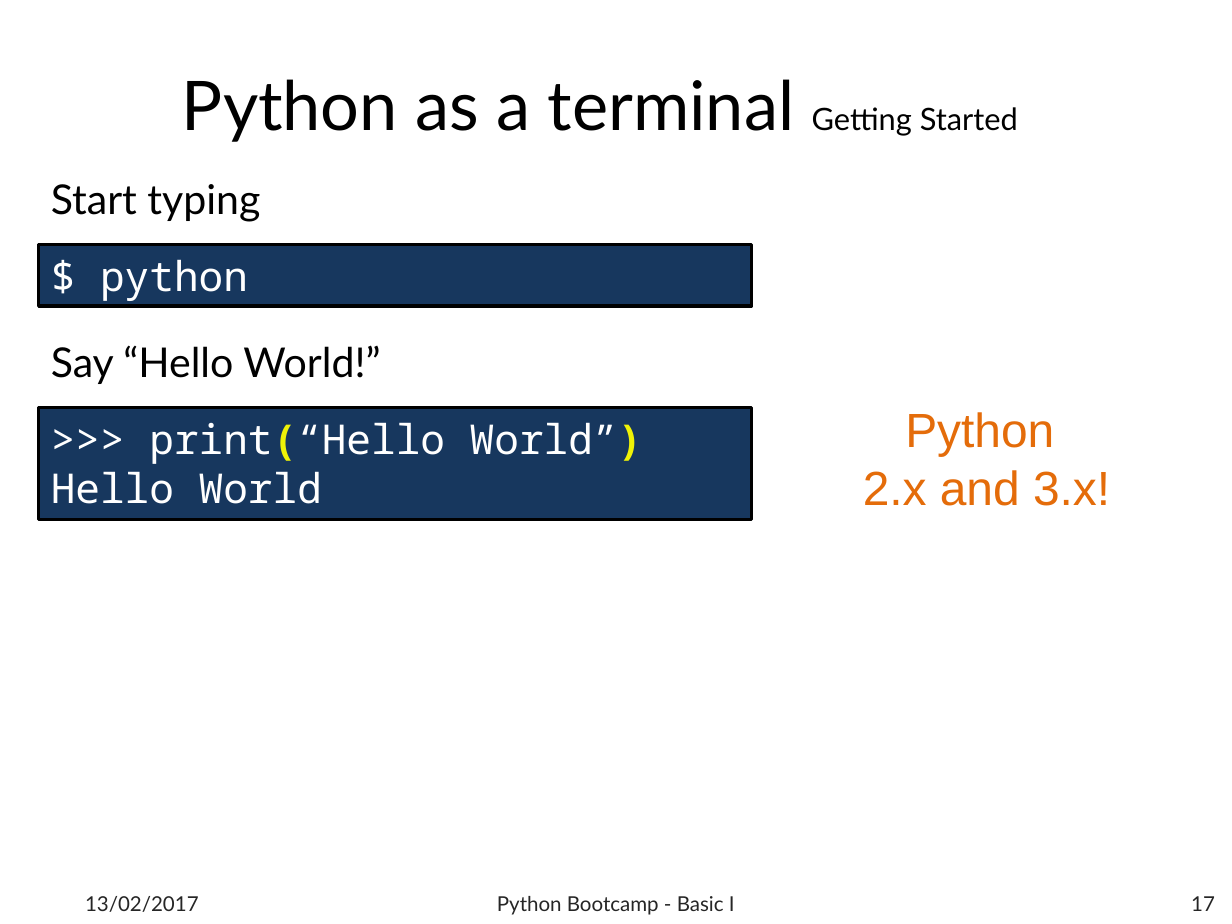
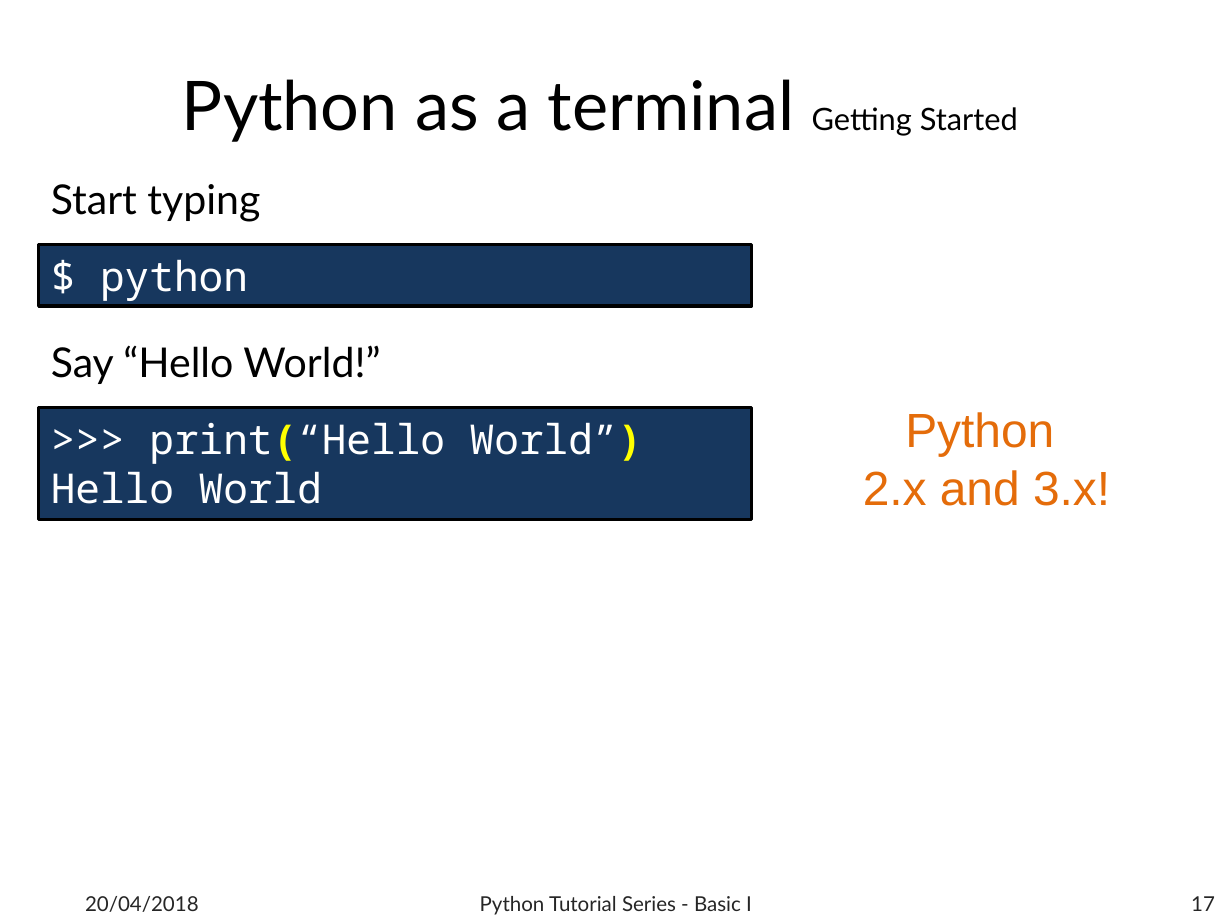
Before and after one commit to b1quint/Python-Tutorial-Series, a slide deck: slide 17 of Presentations/Python Bootcamp - Basics I .pptx. Drawn at 1232x924 pixels with LibreOffice and Linux fonts; fonts in the diff are those of the drawing; background and template pictures are left out. Boxes give left, top, right and bottom in pixels: in the first picture for what was removed or moved away, otherwise in the second. Text is boxed around its words. In the diff, an @@ line names an element or a change of style, - is before the commit and + after.

Commit message:
Updated presentation - Basics I

```diff
--- a/Presentations/Python Bootcamp - Basics I .pptx
+++ b/Presentations/Python Bootcamp - Basics I .pptx
@@ text in rectangle at (149, 422, 642, 464): text colour #EFF207 to #FFFF00 in "print(“Hello World”)" @@
@@ text at (85, 896, 199, 912): text changed @@
-13/02/2017
+20/04/2018
@@ text at (480, 896, 752, 915): text changed @@
-Python Bootcamp - Basic I
+Python Tutorial Series - Basic I
```
Also in this commit, not shown: 53 other slides changed, 3 slides added.
